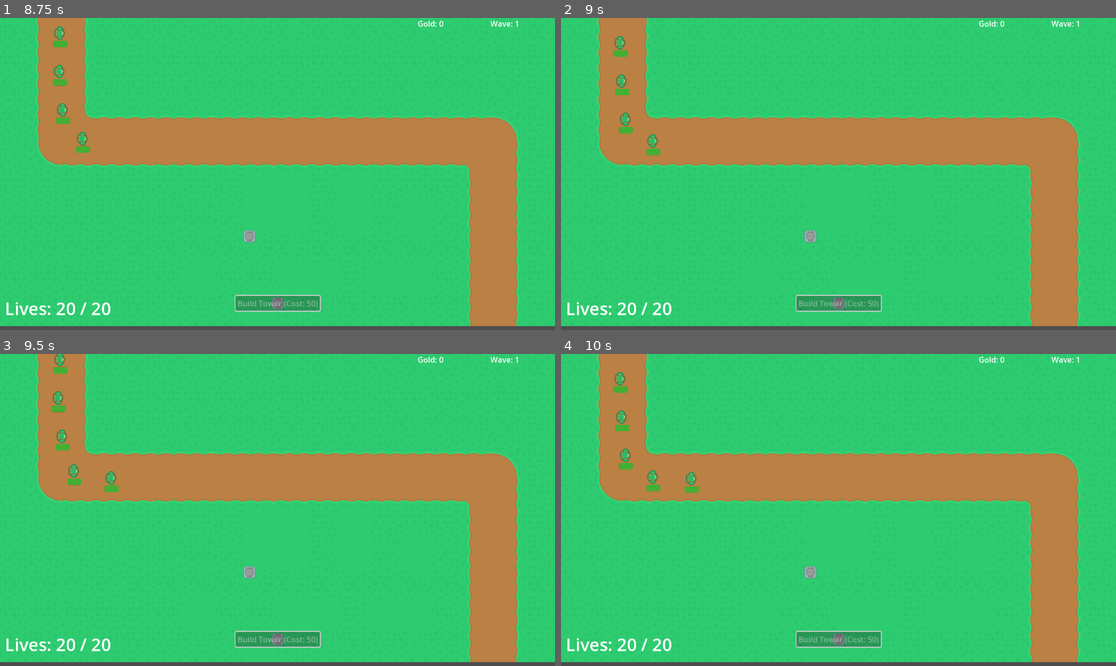
Above: before the commit, frames 1-4 (two rows, left to right).
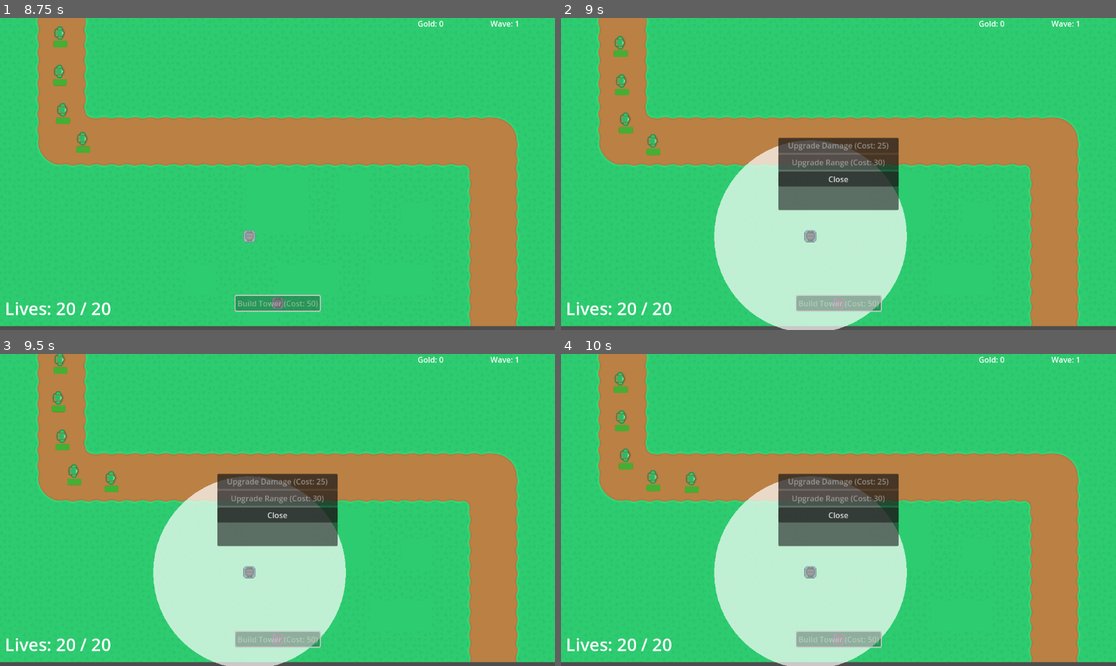
Above: after the commit, the same moments.

Repository: xMOROx/tower-defense-2d
Game: Godot game, scene res://game.tscn
The game is run twice, just before and just after one commit, with the same random seed, the same clock (stepped at 60 frames per second) and the same inputs.
Inputs (mouse positions are in pixels of both pictures, inside the frame that each line leads up to):
- Up to frame 1 (8.75 s): click "Build Tower (Cost: 50)" at 0.5 s; click "Build Tower (Cost: 50)" at 1.25 s; click "Build Tower (Cost: 50)" at 2 s; tap Enter at 2.75, 4.25 s; move the mouse to (249, 236) at 2.77 s; click (249, 236) at 2.92 s; tap Space at 3.5, 5 s; move the mouse to (444, 220) at 3.52 s; click (444, 220) at 3.67 s; move the mouse to (111, 127) at 4.27 s; click (111, 127) at 4.42 s; move the mouse to (305, 174) at 5.02 s; click (305, 174) at 5.17 s; move the mouse to (194, 96) at 5.77 s; click (194, 96) at 5.92 s; move the mouse to (399, 158) at 6.52 s; click (399, 158) at 6.67 s; move the mouse to (166, 189) at 7.27 s; click (166, 189) at 7.42 s; move the mouse to (333, 105) at 8.02 s; click (333, 105) at 8.17 s
- Up to frame 2 (9 s): move the mouse to (810, 236) at 8.77 s; click (810, 236) at 8.92 s
- Up to frame 3 (9.5 s): no input
- Up to frame 4 (10 s): move the mouse to (1005, 556) at 9.52 s; click (1005, 556) at 9.67 s

Frame 1 is identical in both runs. In frame 2, 18% of the frame differs, in the area x 27-63%, y 38-100%; in frame 3, 18%; in frame 4, 18%.
Error before the commit: Parse Error: Function "attack_enemy()" not found in base self. (res://scripts/tower.gd:94)

Commit message:
Restore removed code

Diff:
--- a/scripts/tower.gd
+++ b/scripts/tower.gd
@@ -35,7 +35,7 @@
 
 # --- Range Indicator State ---
 var _is_showing_range: bool = false
-var ready_to_shoot: bool = true  # New state variable for readiness
+var ready_to_shoot: bool = true # New state variable for readiness
 var is_placed: bool = false
 
 
@@ -125,13 +125,15 @@
 		print("Tower: Current target confirmed dead.")
 		current_target = null
 		attack_timer.stop()
-		_update_target()
 
 func _on_click_area_input_event(viewport, event, shape_idx):
 	if event is InputEventMouseButton and event.button_index == MOUSE_BUTTON_LEFT and event.is_pressed():
-		print(name + " clicked!")
-		emit_signal("show_upgrade_menu", self)
-		get_viewport().set_input_as_handled()
+		if not is_placed:
+			is_placed = true
+			attack_timer.start()
+		else:
+			emit_signal("show_upgrade_menu", self)
+			get_viewport().set_input_as_handled()
 
 func show_range_indicator():
 	if not _is_showing_range:
@@ -142,6 +144,29 @@
 	if _is_showing_range:
 		_is_showing_range = false
 		queue_redraw()
+
+func attack_enemy(enemy_to_attack):
+	if is_instance_valid(enemy_to_attack) and projectile_scene != null:
+		ready_to_shoot = false
+		look_at(enemy_to_attack.global_position)
+		rotation += deg_to_rad(90)
+
+		var new_projectile = projectile_scene.instantiate()
+
+		if not new_projectile is Area2D or not new_projectile.has_method("launch"):
+			printerr("Tower Error: Projectile scene is invalid or missing launch() method.")
+			if new_projectile: new_projectile.queue_free()
+			return
+
+		get_tree().root.call_deferred("add_child", new_projectile)
+		new_projectile.global_position = global_position
+		new_projectile.call_deferred("launch", enemy_to_attack, current_attack_damage)
+
+		attack_timer.start()
+
+	elif projectile_scene == null:
+		printerr("Tower Error: Projectile Scene not assigned!")
+
 
 # --- Upgrade Functions (Placeholders for now) ---
 func get_damage_upgrade_cost() -> int:
@@ -169,5 +194,3 @@
 		print(name + " range upgraded! Lvl:", current_level, " New radius:", current_range_radius, " Next cost:", get_range_upgrade_cost())
 	else:
 		printerr(name + " cannot upgrade range: Invalid shape node.")
-
-# --- Helper Functions ---
